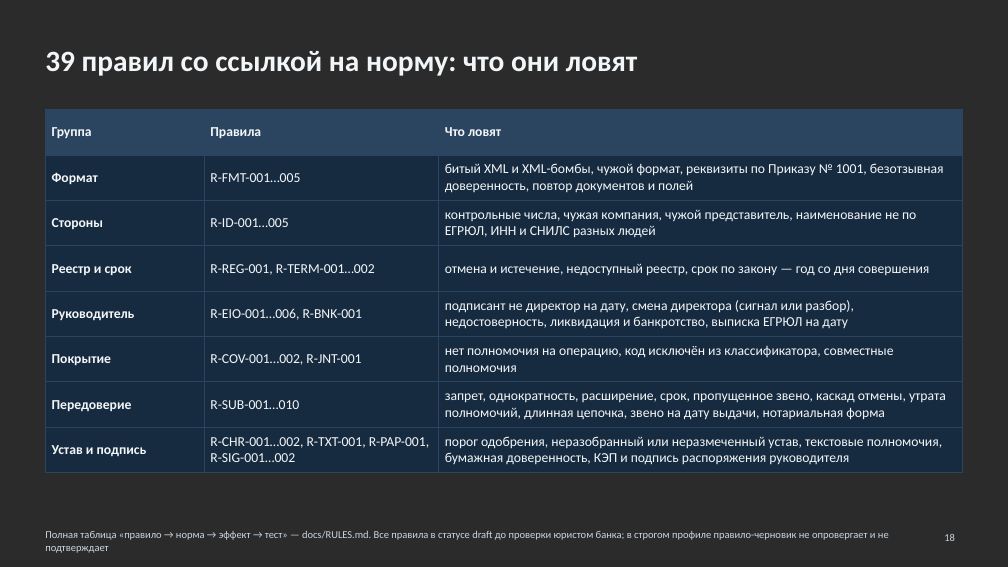
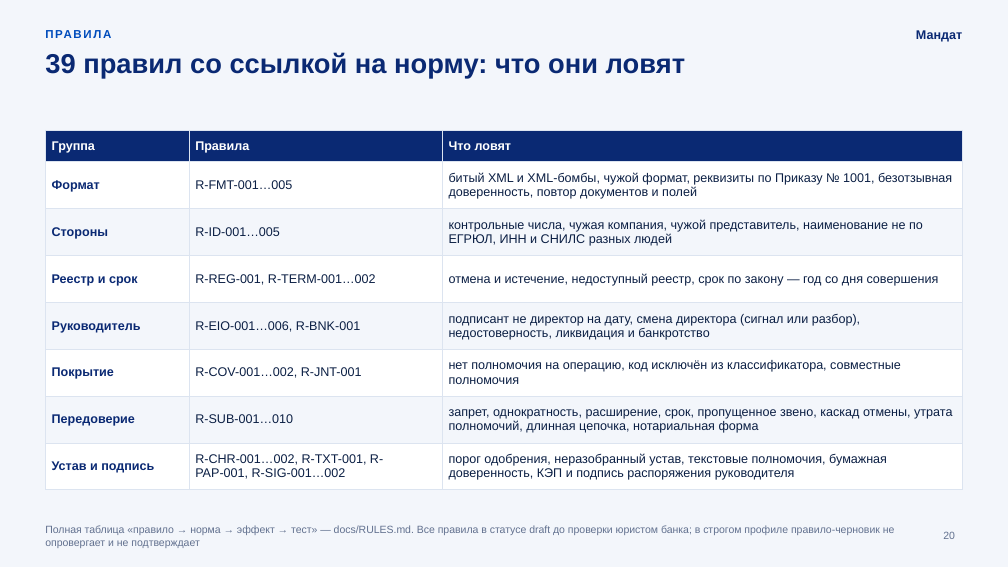
Before and after one commit to KonkovDV/Mandat, a slide deck: slide 20 of submission/slides/Mandat_VTB.pptx (slide 18 before the commit). Drawn at 1008x567 pixels with LibreOffice and Linux fonts; fonts in the diff are those of the drawing; background and template pictures are left out; a plain dark background stands for a picture behind light text. Boxes give left, top, right and bottom in pixels: in the first picture for what was removed or moved away, otherwise in the second. Text is boxed around its words. In the diff, an @@ line names an element or a change of style, - is before the commit and + after.

Commit message:
docs: rebuild the deck in the VTB palette with October 2026 data
- Slides use the VTB palette (navy 0A2973, cobalt 004CBC, sky 00AAFF) and
  Golos Text (ParaType, OFL); VTB Group UI is licensed to VTB Group only.
- graphics.js draws the background, project mark, authority graph and
  Lucide icons; SVG sources go to assets/svg for import into Figma.
- Numbers come from evidence.json of 27.10.2026: 1600 tests, median 2.4 ms,
  8814 fuzz mutations.
- New market and legal facts are recorded in CLAIMS_REGISTRY.md as
  M-15..M-19: Bank of Russia Q2 2026, Federal Law 210-FZ, the EOS case,
  the AMLA final draft RTS and the VTB POA + QES bundle.
- New slides: world practice and open standards; seven reviewer roles
  with their main objection and the answer.

```diff
--- a/submission/slides/Mandat_VTB.pptx
+++ b/submission/slides/Mandat_VTB.pptx
@@ background picture (left out) to #F3F6FB @@
@@ text added at (x1=45, y1=23, x2=726, y2=45), 11 pt, text #004CBC, bold @@
+ПРАВИЛА
@@ title "39 правил со ссылкой на ..." at (x1=45, y1=52, x2=685, y2=78): size 28 to 26 pt, font Calibri to Arial, text colour #F3F6F9 to #0A2973; line spacing 1 to 0.95; vertical alignment middle to top @@
@@ text added at (x1=916, y1=30, x2=962, y2=42), 12 pt, text #0A2973, bold @@
+Мандат
@@ table at (x1=45, y1=130, x2=963, y2=484) @@
-row 5, column 3: подписант не директор на дату, смена директора (сигнал или разбор), недостоверность, ликвидация и банкротство, выписка ЕГРЮЛ на дату
+row 5, column 3: подписант не директор на дату, смена директора (сигнал или разбор), недостоверность, ликвидация и банкротство
-row 7, column 3: запрет, однократность, расширение, срок, пропущенное звено, каскад отмены, утрата полномочий, длинная цепочка, звено на дату выдачи, нотариальная форма
+row 7, column 3: запрет, однократность, расширение, срок, пропущенное звено, каскад отмены, утрата полномочий, длинная цепочка, нотариальная форма
-row 8, column 3: порог одобрения, неразобранный или неразмеченный устав, текстовые полномочия, бумажная доверенность, КЭП и подпись распоряжения руководителя
+row 8, column 3: порог одобрения, неразобранный устав, текстовые полномочия, бумажная доверенность, КЭП и подпись распоряжения руководителя
@@ fill #2B4561 to #0A2973 in row 1 @@
@@ fill #172B40 to #FFFFFF in 12 cells @@
@@ fill #172B40 to #F3F6FB in 9 cells @@
@@ size 13 to 12 pt, font Calibri to Arial in "Группа", "Правила", "Что ловят", "Формат" and 17 more places @@
@@ text colour #F3F6F9 to #FFFFFF in "Группа", "Правила", "Что ловят" @@
@@ text colour #F3F6F9 to #0A2973 in "Формат", "Стороны", "Реестр и срок", "Руководитель" and 3 more places @@
@@ text colour #F3F6F9 to #0B1F44 in "R-FMT-001…005", "битый XML и XML-бомбы, чужой формат, реквизиты ...", "R-ID-001…005", "контрольные числа, чужая компания, чужой представитель, наим ..." and 7 more places @@
@@ borders changed @@
@@ table resized from (x1=45, y1=110, x2=963, y2=469) to (x1=45, y1=130, x2=963, y2=484) @@
@@ text "Полная таблица «правило → норма ..." at (x1=45, y1=525, x2=895, y2=548): font Calibri to Arial, text colour #C9D5E0 to #62718F @@
@@ page number added at (x1=943, y1=531, x2=955, y2=539), 10 pt, text #62718F @@
+20
@@ page number removed at (x1=944, y1=534, x2=955, y2=541) @@
-18
```
Also in this commit, not shown: 26 other slides changed, 3 slides added, 1 slide removed, 26 other files.
